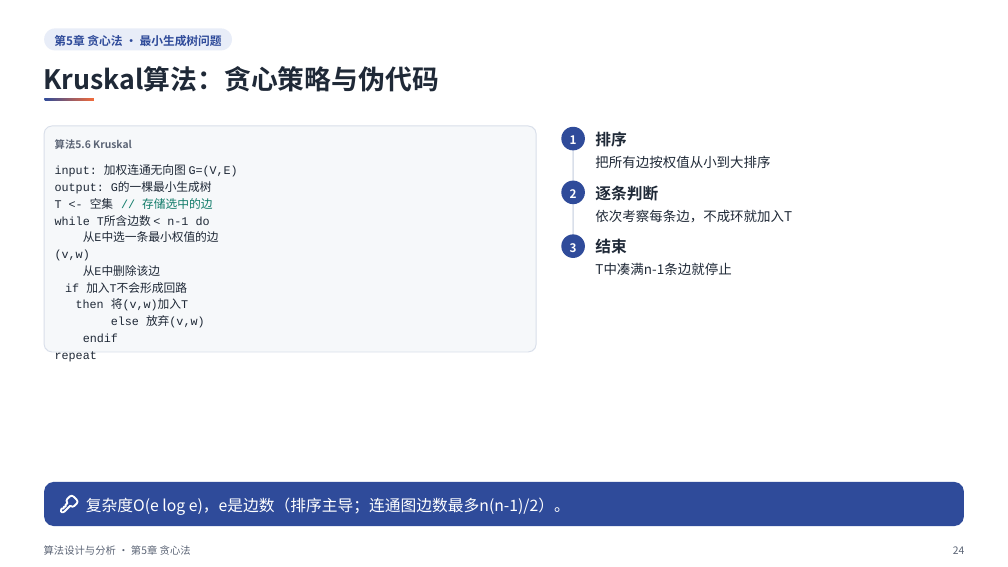
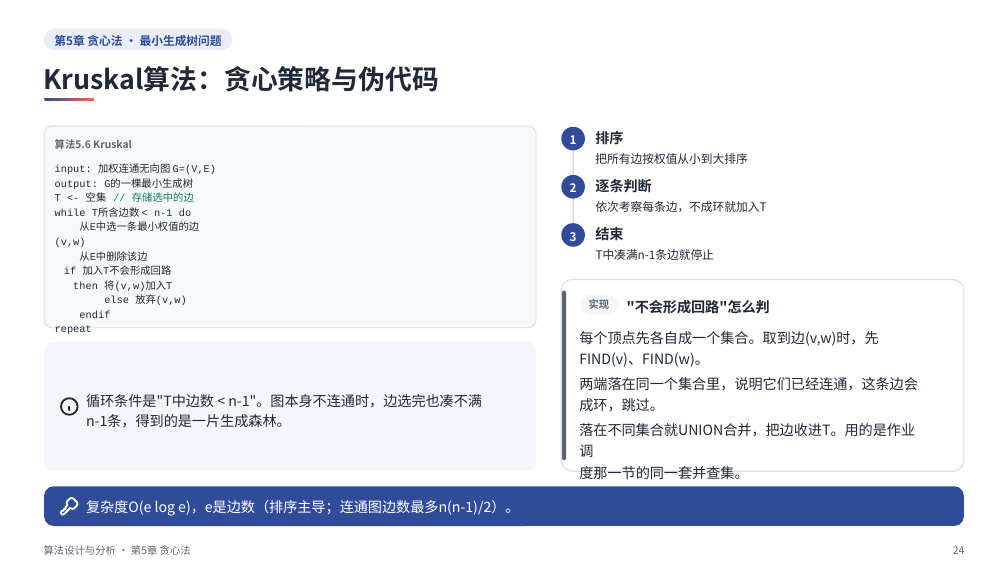
Before and after one commit to sweetcornna/JLU-remake, a slide deck: slide 24 of 大二下/算法设计与分析/重制版PPT/第5章 贪心法（重制版）.pptx. Drawn at 1008x567 pixels with LibreOffice and Linux fonts; fonts in the diff are those of the drawing. Boxes give left, top, right and bottom in pixels: in the first picture for what was removed or moved away, otherwise in the second. Text is boxed around its words. In the diff, an @@ line names an element or a change of style, - is before the commit and + after.

```diff
--- a/大二下/算法设计与分析/重制版PPT/第5章 贪心法（重制版）.pptx
+++ b/大二下/算法设计与分析/重制版PPT/第5章 贪心法（重制版）.pptx
@@ rounded rectangle at (x1=44, y1=126, x2=536, y2=328): proportions changed @@
@@ rounded rectangle resized from (x1=44, y1=126, x2=536, y2=352) to (x1=44, y1=126, x2=536, y2=328) @@
@@ rectangle resized from (x1=572, y1=138, x2=574, y2=246) to (x1=572, y1=138, x2=574, y2=234) @@
@@ text "input: 加权连通无向图 G=(V,E) output: G的一棵最小生成树 ..." at (x1=55, y1=163, x2=216, y2=318): size 11.2 to 9.8 pt; line spacing 16pt to 13.9pt @@
@@ ellipse moved from (x1=561, y1=181, x2=585, y2=204) to (x1=561, y1=175, x2=585, y2=198) @@
@@ text "2" moved from (x1=570, y1=189, x2=577, y2=198) to (x1=570, y1=183, x2=577, y2=192) @@
@@ text "依次考察每条边，不成环就加入T" moved from (x1=595, y1=209, x2=792, y2=222) to (x1=596, y1=201, x2=767, y2=212) @@
@@ ellipse moved from (x1=561, y1=234, x2=585, y2=258) to (x1=561, y1=223, x2=585, y2=247) @@
@@ text "3" moved from (x1=570, y1=243, x2=577, y2=252) to (x1=570, y1=232, x2=577, y2=241) @@
@@ text "结束" moved from (x1=595, y1=238, x2=626, y2=254) to (x1=595, y1=227, x2=623, y2=240) @@
@@ size 12.8 to 11.2 pt in 3 elements at (x1=595, y1=153, x2=747, y2=164), (x1=596, y1=201, x2=767, y2=212), (x1=596, y1=249, x2=714, y2=260) @@
@@ text "T中凑满n-1条边就停止" moved from (x1=595, y1=262, x2=731, y2=275) to (x1=596, y1=249, x2=714, y2=260) @@
@@ group added at (x1=44, y1=342, x2=536, y2=471): 2 freeform shapes, 1 rounded rectangle, 1 text @@
+循环条件是"T中边数 < n-1"。图本身不连通时，边选完也凑不满
+n-1条，得到的是一片生成森林。
@@ group added at (x1=561, y1=280, x2=964, y2=479): 5 texts, 3 rounded rectangles @@
+实现
+"不会形成回路"怎么判
+每个顶点先各自成一个集合。取到边(v,w)时，先
+FIND(v)、FIND(w)。
+两端落在同一个集合里，说明它们已经连通，这条边会
+成环，跳过。
+落在不同集合就UNION合并，把边收进T。用的是作业调
+度那一节的同一套并查集。
@@ rounded rectangle resized from (x1=44, y1=482, x2=964, y2=526) to (x1=44, y1=486, x2=964, y2=526) @@
@@ rounded rectangle at (x1=44, y1=486, x2=964, y2=526): proportions changed @@
@@ freeform shape at (x1=61, y1=498, x2=78, y2=515): outline redrawn @@
@@ freeform shape at (x1=72, y1=504, x2=73, y2=504): outline redrawn @@
@@ size 15 to 13.5 pt in 4 elements at (x1=595, y1=131, x2=623, y2=145), (x1=595, y1=179, x2=651, y2=192), (x1=595, y1=227, x2=623, y2=240), (x1=86, y1=500, x2=519, y2=516) @@
```
Also in this commit, not shown: 25 other slides changed, 4 other files.
